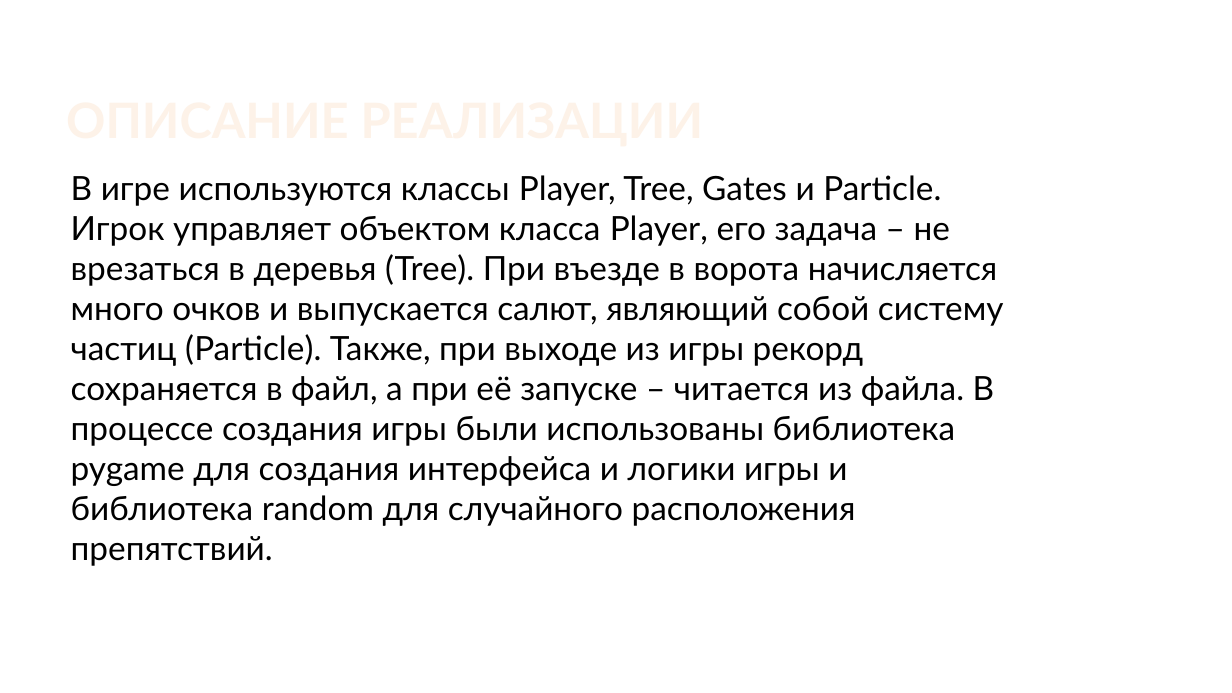
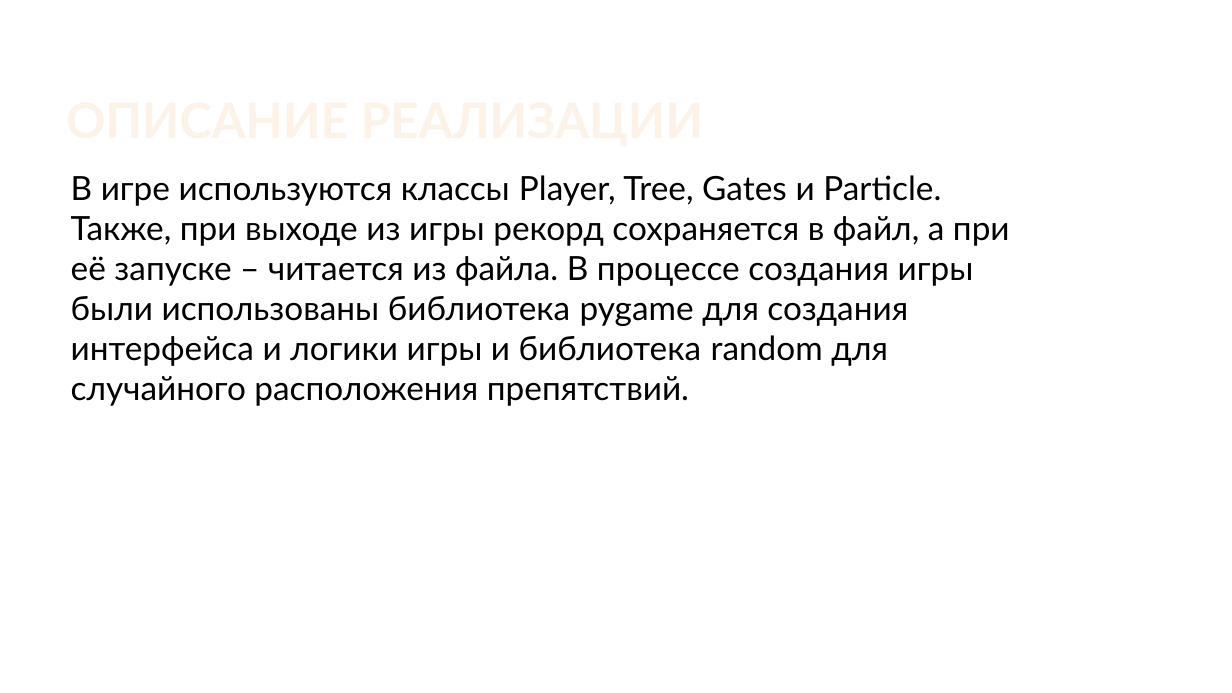
Before and after one commit to AlekseyYasny/PygameProject, a slide deck: slide 3 of Проект pygame -- презентация.pptx. Drawn at 1232x693 pixels with LibreOffice and Linux fonts; fonts in the diff are those of the drawing; background and template pictures are left out. Boxes give left, top, right and bottom in pixels: in the first picture for what was removed or moved away, otherwise in the second. Text is boxed around its words. In the diff, an @@ line names an element or a change of style, - is before the commit and + after.

Commit message:
Another kind of magic

```diff
--- a/Проект pygame -- презентация.pptx
+++ b/Проект pygame -- презентация.pptx
@@ text at bbox=[71, 175, 1010, 406]: text changed @@
-В игре используются классы Player, Tree, Gates и Particle. Игрок управляет объектом класса Player, его задача – не врезаться в деревья (Tree). При въезде в ворота начисляется много очков и выпускается салют, являющий собой систему частиц (Particle). Также, при выходе из игры рекорд сохраняется в файл, а при её запуске – читается из файла. В процессе создания игры были использованы библиотека pygame для создания интерфейса и логики игры и библиотека random для случайного расположения препятствий.
+В игре используются классы Player, Tree, Gates и Particle. Также, при выходе из игры рекорд сохраняется в файл, а при её запуске – читается из файла. В процессе создания игры были использованы библиотека pygame для создания интерфейса и логики игры и библиотека random для случайного расположения препятствий.
```
